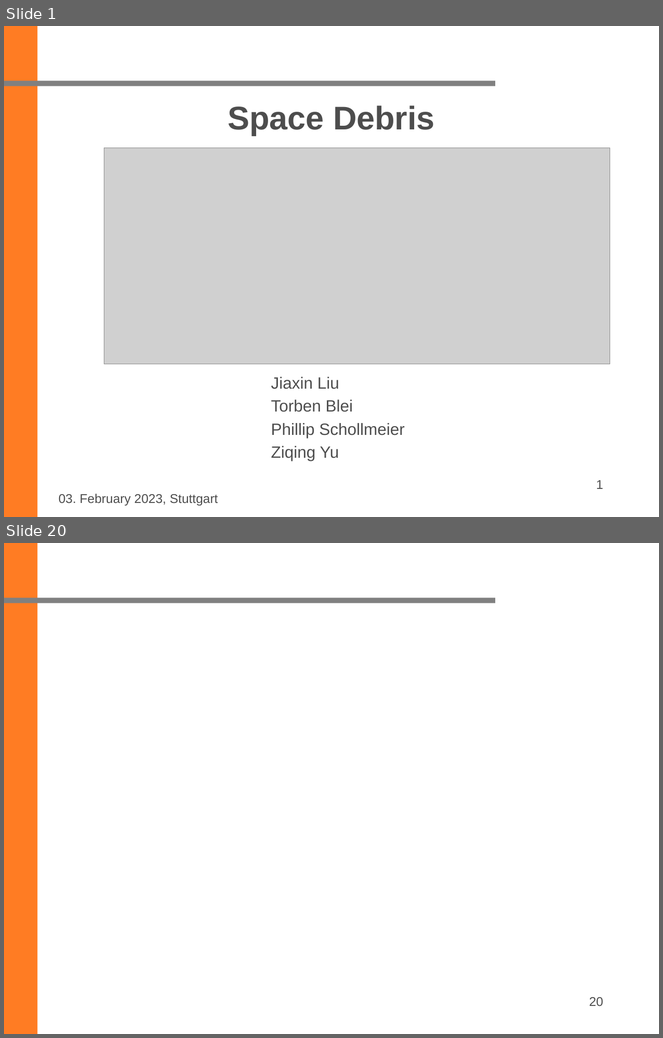
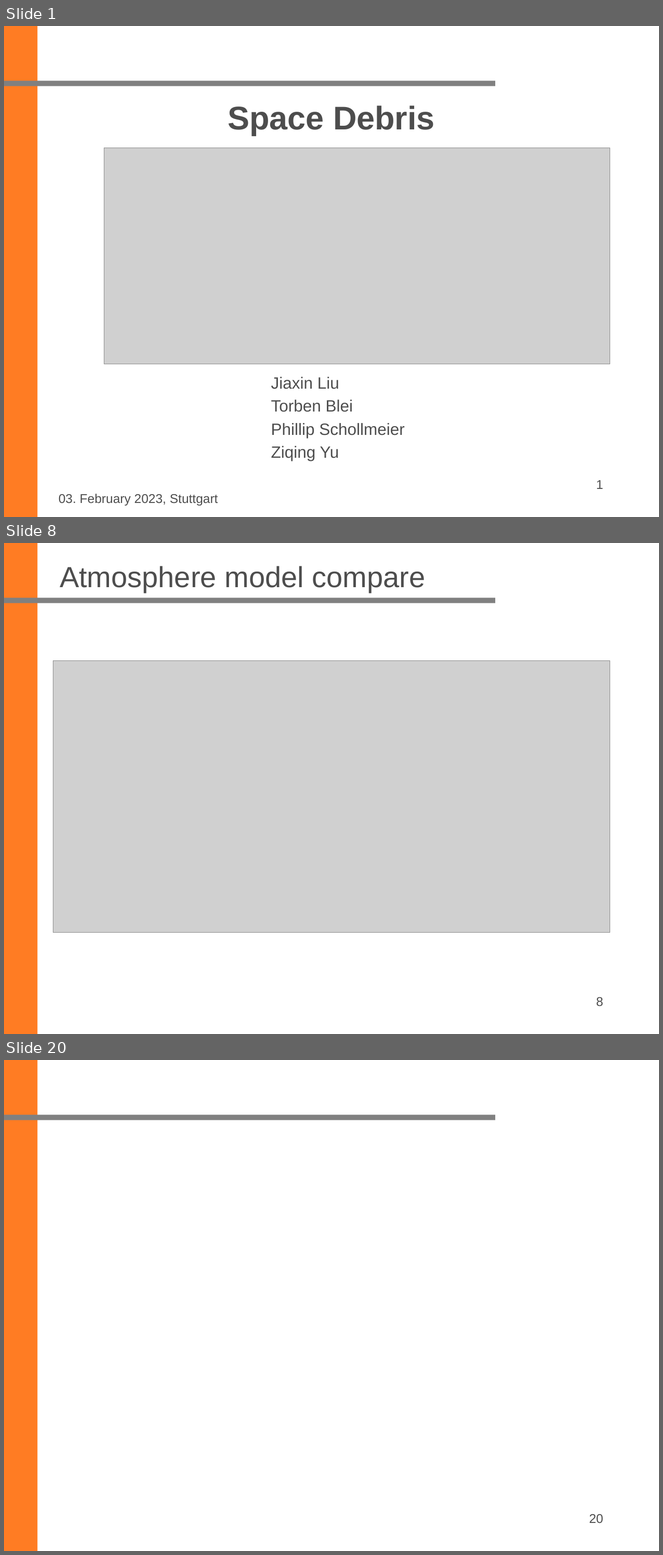
Before and after one commit to ziqing97/Seminar-Aktuelle-Geodaetische-Satelliten-missionen, a slide deck: Project_Space_Debris/Ordner_Yu/Folien/final/20230203_Final.pptx. Shown one above the other, each under a label of ours: slides 1 and 20 before the commit, slides 1, 8 and 20 after it; the slides between them are not shown. The pictures are 663x1038 and 663x1555 pixels, drawn with LibreOffice and Linux fonts; fonts in the diff are those of the drawing; grey boxes stand for pictures; background and template pictures are left out. Boxes give left, top, right and bottom in pixels: in the first picture for what was removed or moved away, otherwise in the second. Text is boxed around its words. In the diff, an @@ line names an element or a change of style, - is before the commit and + after.

Commit message:
update ppt and images

```diff
--- a/Project_Space_Debris/Ordner_Yu/Folien/final/20230203_Final.pptx
+++ b/Project_Space_Debris/Ordner_Yu/Folien/final/20230203_Final.pptx
@@ slide 8 added at (x1=4, y1=543, x2=659, y2=1034), background #FFFFFF; not listed: 2 template elements that a slide beside it also shows @@
@@ title added at (x1=60, y1=566, x2=425, y2=593), 32 pt, text #4D4D4D @@
+Atmosphere model compare
@@ picture added at (x1=53, y1=661, x2=610, y2=933) @@
@@ page number added at (x1=596, y1=997, x2=604, y2=1007), 14 pt, text #4D4D4D @@
+8
```
Also in this commit, not shown: 17 other slides added, 18 slides removed, 11 other files.
